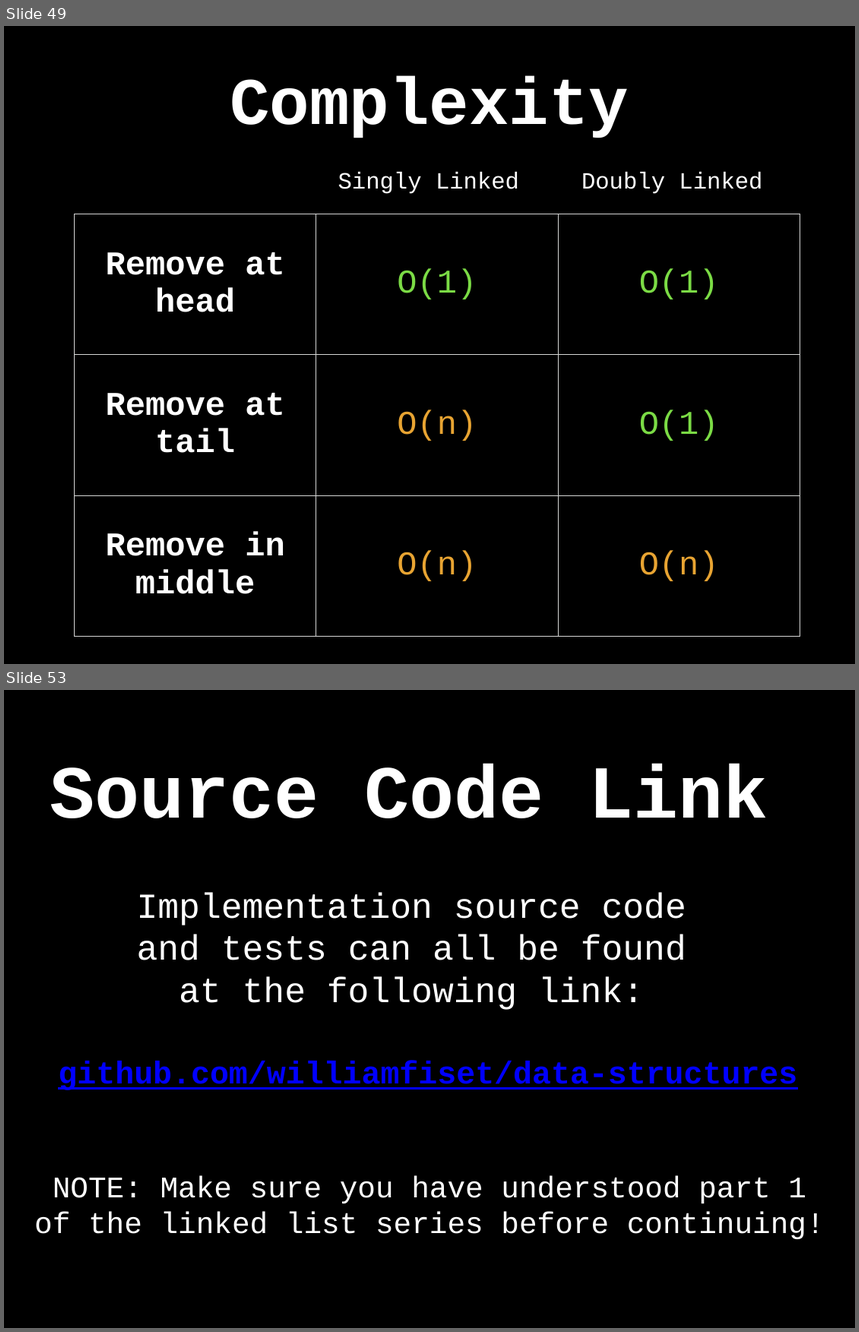
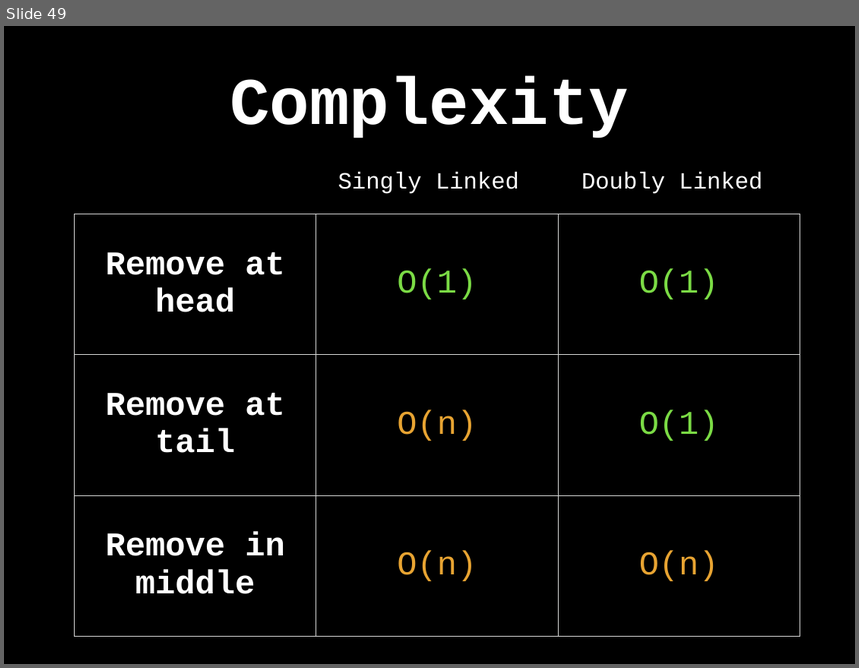
Before and after one commit to williamfiset/DEPRECATED-data-structures, a slide deck: Linkedlist/presentation/LinkedLists.pptx. Shown one above the other, each under a label of ours: slides 49 and 53 before the commit, slide 49 after it; the slides between them are not shown. The pictures are 859x1332 and 859x668 pixels, drawn with LibreOffice and Linux fonts; fonts in the diff are those of the drawing. Boxes give left, top, right and bottom in pixels: in the first picture for what was removed or moved away, otherwise in the second. Text is boxed around its words. In the diff, an @@ line names an element or a change of style, - is before the commit and + after.

```diff
--- a/Linkedlist/presentation/LinkedLists.pptx
+++ b/Linkedlist/presentation/LinkedLists.pptx
@@ slide 53 removed at (4, 690, 855, 1328), background #000000 @@
@@ title removed at (50, 764, 768, 818) @@
-Source Code Link
@@ text removed at (137, 893, 686, 1010) @@
-Implementation source code and tests can all be found at the following link:
@@ text removed at (58, 1061, 797, 1091) @@
-github.com/williamfiset/data-structures
@@ text removed at (34, 1176, 825, 1239) @@
-NOTE: Make sure you have understood part 1 of the linked list series before continuing!
```
Also in this commit, not shown: 1 slide changed, 3 other slides removed, 2 other files.
